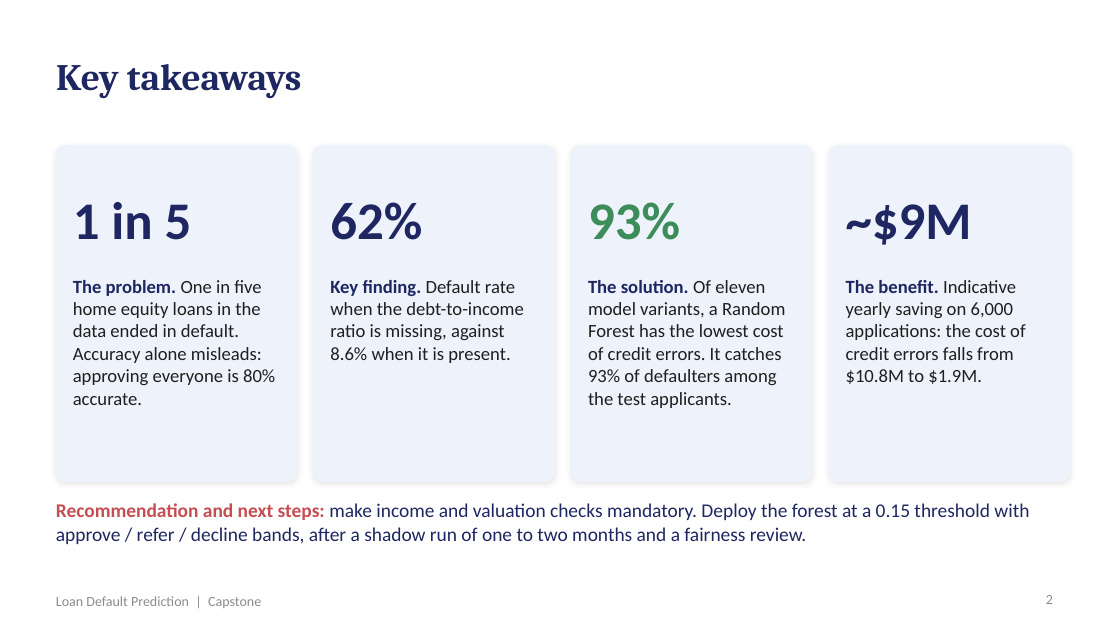
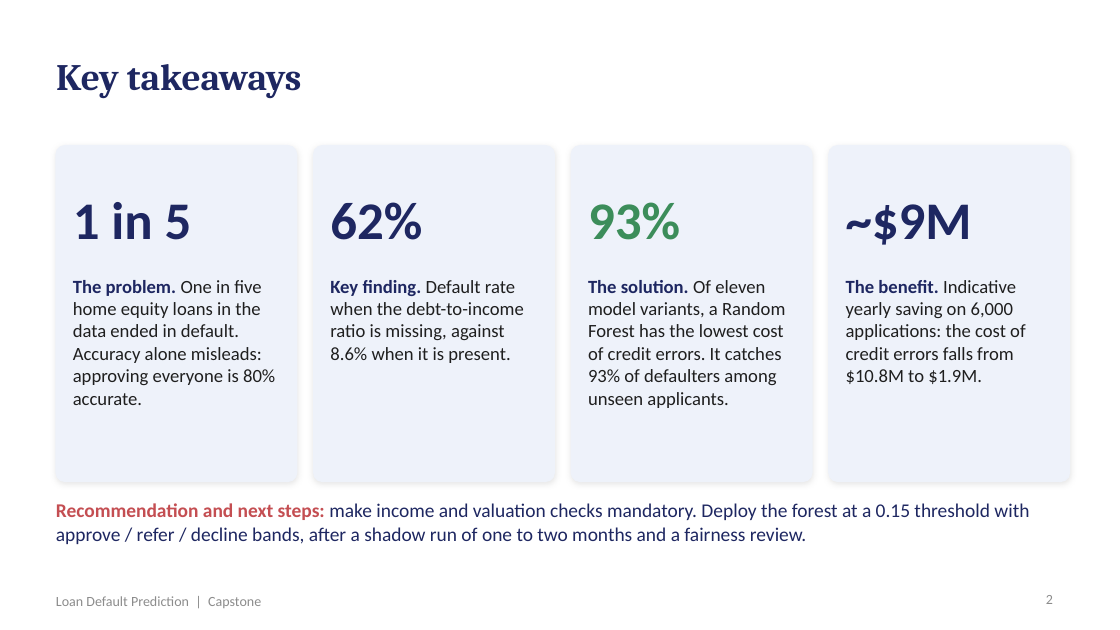
Before and after one commit to shubham1891/Personal-code, a slide deck: slide 2 of presentation/Loan_Default_Prediction_Presentation.pptx. Drawn at 1120x630 pixels with LibreOffice and Linux fonts; fonts in the diff are those of the drawing. Boxes give left, top, right and bottom in pixels: in the first picture for what was removed or moved away, otherwise in the second. Text is boxed around its words. In the diff, an @@ line names an element or a change of style, - is before the commit and + after.

```diff
--- a/presentation/Loan_Default_Prediction_Presentation.pptx
+++ b/presentation/Loan_Default_Prediction_Presentation.pptx
@@ text at [588,280,785,408]: text changed @@
-The solution. Of eleven model variants, a Random Forest has the lowest cost of credit errors. It catches 93% of defaulters among the test applicants.
+The solution. Of eleven model variants, a Random Forest has the lowest cost of credit errors. It catches 93% of defaulters among unseen applicants.
```
Also in this commit, not shown: 1 other slide changed, 6 other files.
